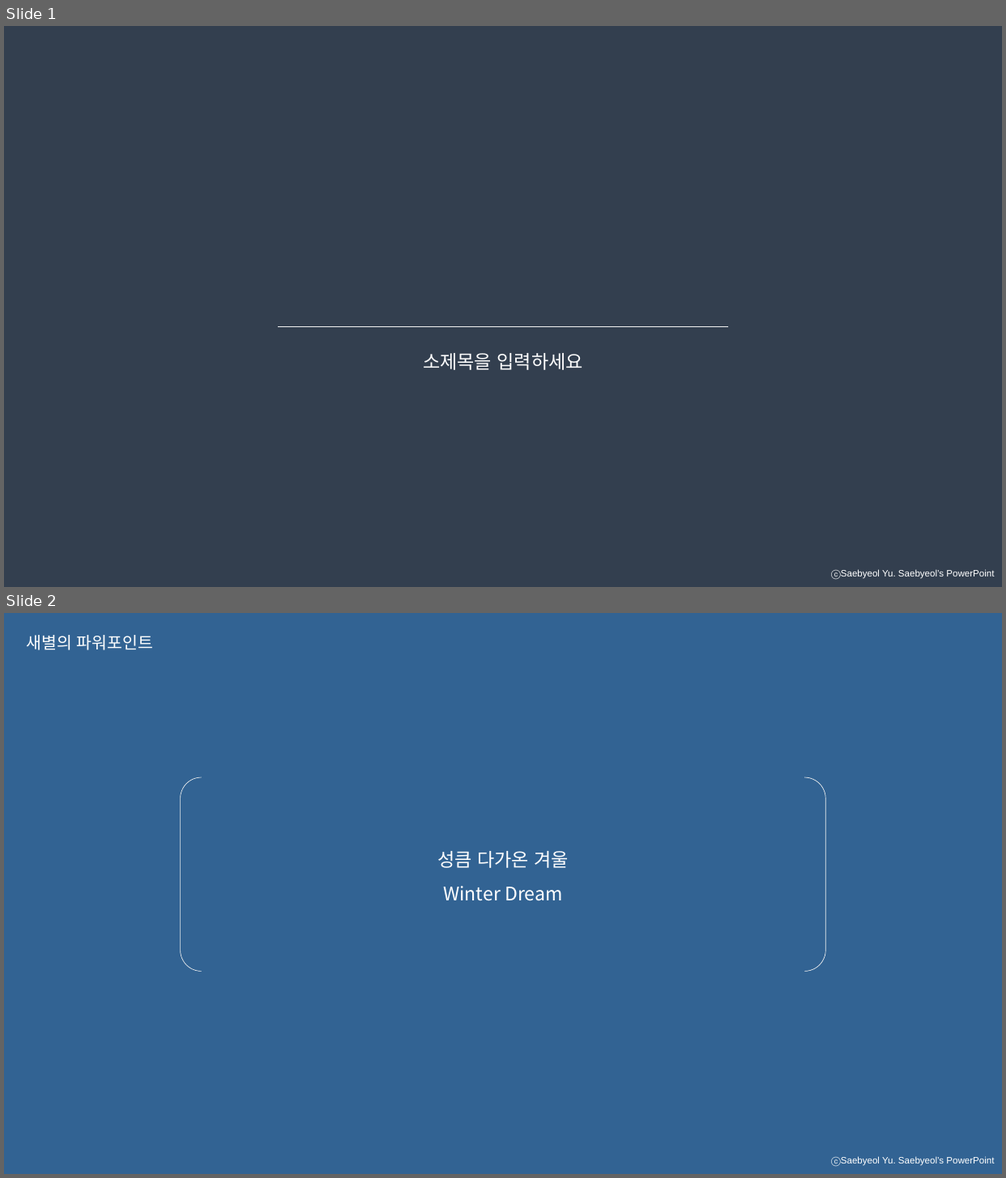
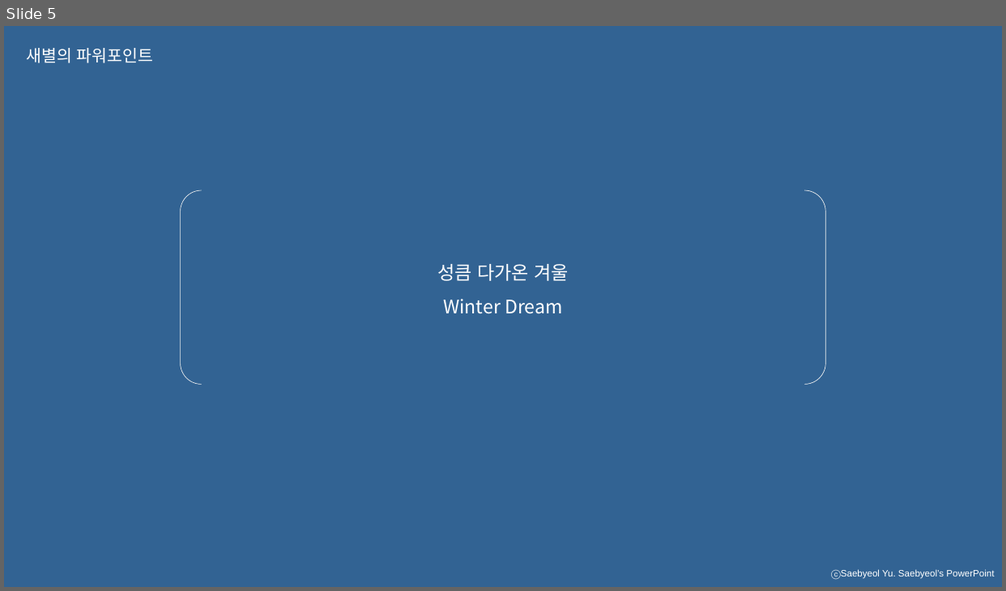
Before and after one commit to uno-km/aPlatform, a slide deck: aPlatform/aPlatform/portfolio_README.pptx. Shown one above the other, each under a label of ours: slides 1 and 2 before the commit, slide 5 after it. The pictures are 1006x1178 and 1006x591 pixels, drawn with LibreOffice and Linux fonts; fonts in the diff are those of the drawing. Boxes give left, top, right and bottom in pixels: in the first picture for what was removed or moved away, otherwise in the second. Text is boxed around its words. In the diff, an @@ line names an element or a change of style, - is before the commit and + after.

```diff
--- a/aPlatform/aPlatform/portfolio_README.pptx
+++ b/aPlatform/aPlatform/portfolio_README.pptx
@@ slide 1 removed at (4, 26, 1002, 587), background #333F50; not listed: 1 template element that a slide beside it also shows @@
@@ line removed from (278, 327) to (728, 327) @@
@@ text removed at (423, 353, 583, 370) @@
-소제목을 입력하세요
@@ what was slide 2 is now slide 5 @@
```
Also in this commit, not shown: 6 slides added, 1 other slide removed.
